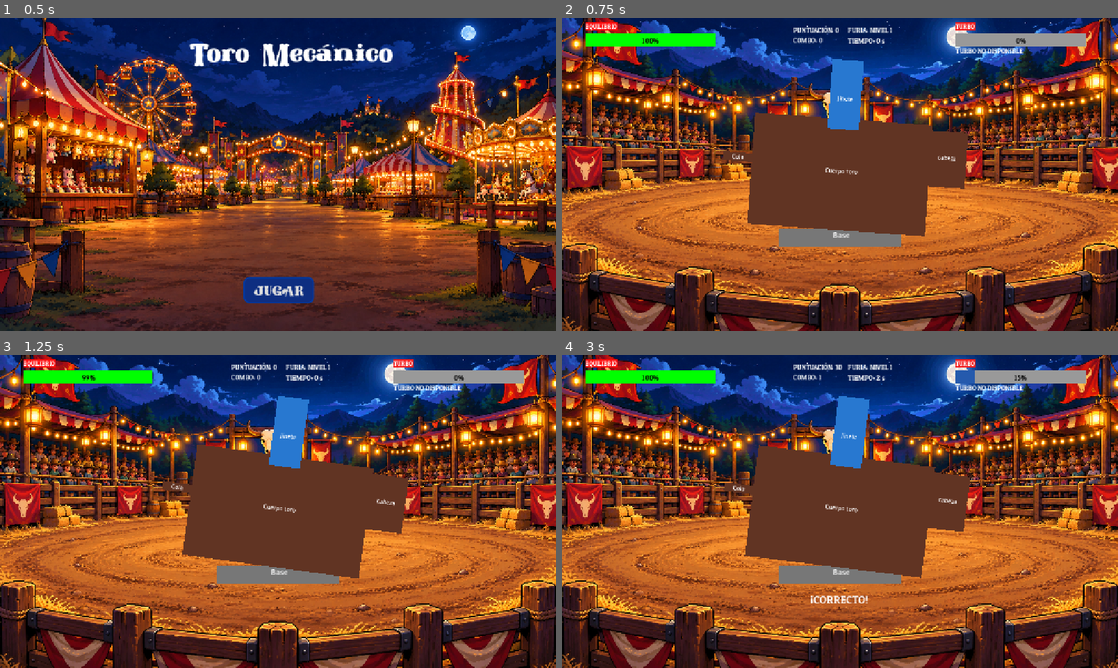
Above: before the commit, frames 1-4 (two rows, left to right).
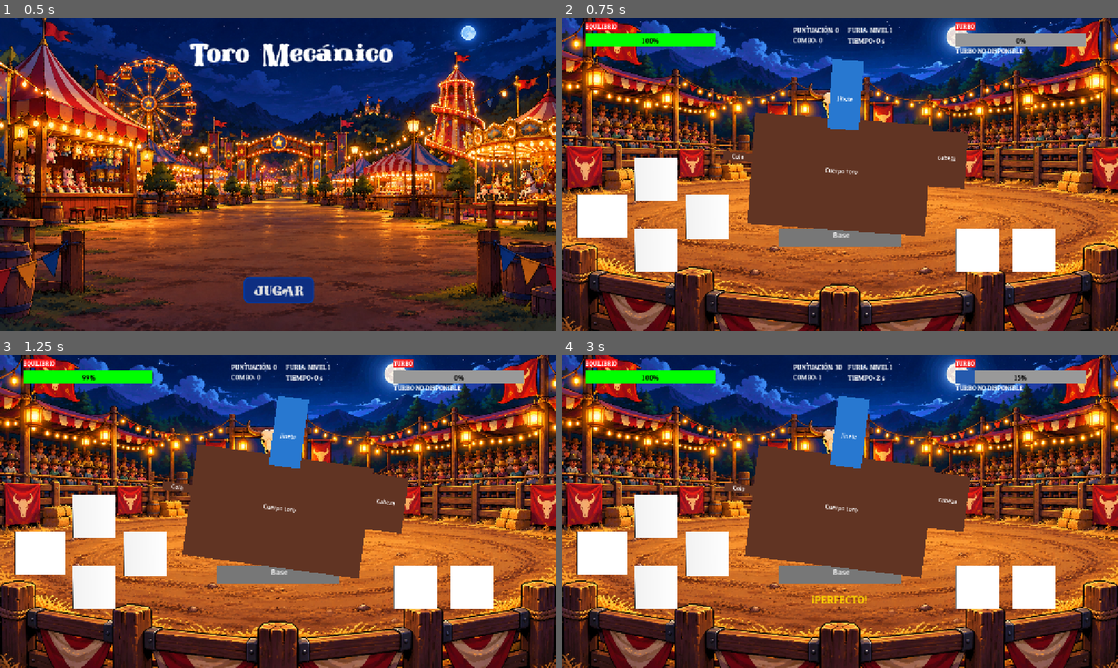
Above: after the commit, the same moments.

Repository: valentinarojasv/toro_mecanico_proyecto
Game: Godot game, scene res://Scenes/ui/menu_principal.tscn
The game is run twice, just before and just after one commit, with the same random seed, the same clock (stepped at 60 frames per second) and the same inputs.
Inputs:
- Up to frame 1 (0.5 s): no input
- Up to frame 2 (0.75 s): click "JUGAR" at 0.5 s
- Up to frame 3 (1.25 s): no input
- Up to frame 4 (3 s): hold D (qte_derecha) 1.28-2.03 s; hold Space (accion) 1.28-2.03 s; tap Shift (activar_turbo) at 1.55, 2.1 s; hold S (qte_abajo) 2.03-2.78 s; tap Space (accion) at 2.3 s; hold D (qte_derecha) from 2.78 s (still down); hold Space (accion) from 2.78 s (still down)

Frame 1 is identical in both runs. In frame 2, 6.6% of the frame differs, in the area x 2-89%, y 44-82%; in frame 3, 6.6%; in frame 4, 6.9%.

Commit message:
Dia 7: Controles tactiles, sistema de audio y mejoras de Game Over

Diff:
--- a/Scenes/game/juego.tscn
+++ b/Scenes/game/juego.tscn
@@ -10,8 +10,14 @@
 [ext_resource type="PackedScene" uid="uid://c4ik6i2hj0uiu" path="res://Scenes/ui/qte_prompt.tscn" id="7_5cms2"]
 [ext_resource type="Script" uid="uid://dcwavokeniot4" path="res://Scripts/GestorQTE.gd" id="8_5cms2"]
 [ext_resource type="FontFile" uid="uid://gbm3ofo7ajux" path="res://Assets/final/PatuaOne-Regular.ttf" id="9_xfidg"]
-
-[sub_resource type="Resource" id="Resource_rbg1w"]
+[ext_resource type="AudioStream" uid="uid://kli8xc8j5lrx" path="res://Audio/success.mp3" id="10_xfidg"]
+[ext_resource type="AudioStream" uid="uid://khlr6sq0puy5" path="res://Audio/fallo.mp3" id="12_djoim"]
+[ext_resource type="AudioStream" uid="uid://decnruribr4iu" path="res://Audio/perdidaturbo.mp3" id="13_813tl"]
+[ext_resource type="AudioStream" uid="uid://d2of5cwkhhiek" path="res://Audio/turbo.mp3" id="13_ixi3t"]
+[ext_resource type="AudioStream" uid="uid://c8cxukkwuvbw0" path="res://Audio/caidajinete.mp3" id="15_e4mmn"]
+[ext_resource type="AudioStream" uid="uid://c3b0dixs83ebf" path="res://Audio/game.mp3" id="16_66tbc"]
+
+[sub_resource type="Resource" id="Resource_813tl"]
 script = ExtResource("2_g775n")
 metadata/_custom_type_script = "uid://dyhkwa3akjq21"
 
@@ -32,9 +38,43 @@
 [sub_resource type="StyleBoxFlat" id="StyleBoxFlat_j5vr0"]
 bg_color = Color(0.9529412, 0.105882354, 0.10980392, 1)
 
+[sub_resource type="Gradient" id="Gradient_xfidg"]
+offsets = PackedFloat32Array(0, 0.017730497)
+
+[sub_resource type="GradientTexture2D" id="GradientTexture2D_813tl"]
+gradient = SubResource("Gradient_xfidg")
+width = 80
+height = 80
+
+[sub_resource type="Gradient" id="Gradient_e4mmn"]
+offsets = PackedFloat32Array(0, 0.0070921984, 1)
+colors = PackedColorArray(0, 0, 0, 1, 0.9468085, 0.9468085, 0.9468085, 1, 1, 1, 1, 1)
+
+[sub_resource type="GradientTexture2D" id="GradientTexture2D_f6pym"]
+gradient = SubResource("Gradient_e4mmn")
+width = 100
+height = 100
+fill_from = Vector2(0, 0.011764706)
+
+[sub_resource type="Gradient" id="Gradient_ixi3t"]
+offsets = PackedFloat32Array(0, 0.021276595)
+
+[sub_resource type="GradientTexture2D" id="GradientTexture2D_0xnns"]
+gradient = SubResource("Gradient_ixi3t")
+width = 100
+height = 100
+
+[sub_resource type="Gradient" id="Gradient_0xnns"]
+offsets = PackedFloat32Array(0, 0.010638298)
+
+[sub_resource type="GradientTexture2D" id="GradientTexture2D_djoim"]
+gradient = SubResource("Gradient_0xnns")
+width = 100
+height = 100
+
 [node name="Juego" type="Node2D" unique_id=1504673152]
 script = ExtResource("1_p2ibf")
-configuracion = SubResource("Resource_rbg1w")
+configuracion = SubResource("Resource_813tl")
 
 [node name="fondo" type="Sprite2D" parent="." unique_id=2079894343]
 z_index = -10
@@ -147,6 +187,39 @@
 theme_override_font_sizes/font_size = 15
 text = "TURBO NO DISPONIBLE"
 
+[node name="ControlesTactiles" type="Node2D" parent="HUB" unique_id=873026364]
+
+[node name="BotonIzquierda" type="TouchScreenButton" parent="HUB/ControlesTactiles" unique_id=159013670]
+position = Vector2(34, 407)
+scale = Vector2(1.453125, 1.21875)
+texture_normal = SubResource("GradientTexture2D_813tl")
+action = "qte_izq"
+
+[node name="BotonDerecha" type="TouchScreenButton" parent="HUB/ControlesTactiles" unique_id=758457140]
+position = Vector2(284, 407)
+texture_normal = SubResource("GradientTexture2D_f6pym")
+action = "qte_derecha"
+
+[node name="BotonArriba" type="TouchScreenButton" parent="HUB/ControlesTactiles" unique_id=474996549]
+position = Vector2(166, 322)
+texture_normal = SubResource("GradientTexture2D_f6pym")
+action = "qte_arriba"
+
+[node name="BotonAbajo" type="TouchScreenButton" parent="HUB/ControlesTactiles" unique_id=2118087980]
+position = Vector2(166, 485)
+texture_normal = SubResource("GradientTexture2D_f6pym")
+action = "qte_abajo"
+
+[node name="BotonAccion" type="TouchScreenButton" parent="HUB/ControlesTactiles" unique_id=273867738]
+position = Vector2(906, 485)
+texture_normal = SubResource("GradientTexture2D_0xnns")
+action = "accion"
+
+[node name="BotonTurbo" type="TouchScreenButton" parent="HUB/ControlesTactiles" unique_id=1558686094]
+position = Vector2(1036, 485)
+texture_normal = SubResource("GradientTexture2D_djoim")
+action = "activar_turbo"
+
 [node name="GestorQTE" type="Node" parent="." unique_id=958607742]
 script = ExtResource("8_5cms2")
 
@@ -154,6 +227,29 @@
 wait_time = 2.0
 one_shot = true
 
+[node name="SonidoQTECorrecto" type="AudioStreamPlayer" parent="." unique_id=1852938972]
+stream = ExtResource("10_xfidg")
+
+[node name="SonidoQTEFallido" type="AudioStreamPlayer" parent="." unique_id=927312067]
+stream = ExtResource("12_djoim")
+volume_db = -2.0
+
+[node name="SonidoTurbo" type="AudioStreamPlayer" parent="." unique_id=445871908]
+stream = ExtResource("13_ixi3t")
+
+[node name="SonidoTurboFinalizado" type="AudioStreamPlayer" parent="." unique_id=1966969120]
+stream = ExtResource("13_813tl")
+volume_db = 20.0
+
+[node name="SonidoCaida" type="AudioStreamPlayer" parent="." unique_id=1133649041]
+stream = ExtResource("15_e4mmn")
+volume_db = 10.0
+
+[node name="MusicaFondo" type="AudioStreamPlayer" parent="." unique_id=1231323453]
+stream = ExtResource("16_66tbc")
+volume_db = -10.0
+autoplay = true
+
 [connection signal="equilibrio_agotado" from="." to="escenario/Toro/movimiento/Puntomontura/Jinete" method="caer"]
 [connection signal="equilibrio_cambiado" from="." to="HUB" method="_on_juego_equilibrio_cambiado"]
 
--- a/Scripts/QTEprompt.gd
+++ b/Scripts/QTEprompt.gd
@@ -5,6 +5,12 @@
 
 var numero_resultado: int = 0
 var mostrando_progreso: bool = false
+
+# Colores de los resultados.
+const COLOR_NORMAL: Color = Color.WHITE
+const COLOR_CORRECTO: Color = Color.GREEN
+const COLOR_PERFECTO: Color = Color.GOLD
+const COLOR_FALLASTE: Color = Color.RED
 
 
 func _ready() -> void:
@@ -19,6 +25,12 @@
 	numero_resultado += 1
 	mostrando_progreso = false
 
+	# Recupera el color normal.
+	texto_qte.add_theme_color_override(
+		"font_color",
+		COLOR_NORMAL
+	)
+
 	if es_direccion:
 		texto_qte.text = "COMPENSA CON " + tecla
 	elif tecla.begins_with("SECUENCIA:"):
@@ -26,8 +38,7 @@
 	elif tecla == "ESPACIO":
 		texto_qte.text = "MANTÉN ESPACIO"
 	elif tecla == "REPETIR ESPACIO":
-		texto_qte.text = "PULSA ESPACIO
-		 REPETIDAMENTE"
+		texto_qte.text = "PULSA ESPACIO\nREPETIDAMENTE"
 		mostrando_progreso = true
 	else:
 		texto_qte.text = "PRESIONA " + tecla
@@ -66,17 +77,34 @@
 	)
 
 
-# Muestra CORRECTO o FALLASTE.
-func mostrar_resultado(correcto: bool) -> void:
+# Muestra el resultado del QTE.
+func mostrar_resultado(
+	correcto: bool,
+	perfecto: bool = false
+) -> void:
 	numero_resultado += 1
 	var resultado_actual: int = numero_resultado
 
 	mostrando_progreso = false
 
-	if correcto:
+	if perfecto:
+		texto_qte.text = "¡PERFECTO!"
+		texto_qte.add_theme_color_override(
+			"font_color",
+			COLOR_PERFECTO
+		)
+	elif correcto:
 		texto_qte.text = "¡CORRECTO!"
+		texto_qte.add_theme_color_override(
+			"font_color",
+			COLOR_CORRECTO
+		)
 	else:
 		texto_qte.text = "¡FALLASTE!"
+		texto_qte.add_theme_color_override(
+			"font_color",
+			COLOR_FALLASTE
+		)
 
 	anillo_tiempo.hide()
 	show()
--- a/Scripts/juego.gd
+++ b/Scripts/juego.gd
@@ -19,6 +19,13 @@
 @onready var qte_prompt: Control = $HUB/QTEPrompt
 @onready var temporizador_qte: Timer = $GestorQTE/TemporizadorQTE
 
+# Reproductores de sonidos.
+@onready var sonido_qte_correcto: AudioStreamPlayer = $SonidoQTECorrecto
+@onready var sonido_qte_fallido: AudioStreamPlayer = $SonidoQTEFallido
+@onready var sonido_turbo: AudioStreamPlayer = $SonidoTurbo
+@onready var sonido_turbo_finalizado: AudioStreamPlayer = $SonidoTurboFinalizado
+@onready var sonido_caida: AudioStreamPlayer = $SonidoCaida
+
 var equilibrio_actual: float = 100.0
 var partida_activa: bool = true
 var tiempo_entre_qte: float = 0.0
@@ -58,6 +65,9 @@
 
 const NIVEL_FURIA_MAXIMO: int = 5
 const SEGUNDOS_POR_NIVEL: float = 10.0
+
+# Tiempo adicional para apreciar la caída.
+const ESPERA_DESPUES_CAIDA: float = 2.0
 
 
 func _ready() -> void:
@@ -211,7 +221,7 @@
 			intervalo_qte = 1.4
 		3:
 			intervalo_qte = 1.1
-		4, 5:
+		4:
 			intervalo_qte = 0.8
 		5:
 			intervalo_qte = 0.6
@@ -304,6 +314,9 @@
 	tiempo_turbo_restante = DURACION_TURBO
 	ultimo_segundo_turbo = -1
 
+	# Reproduce el sonido de activación del Turbo.
+	sonido_turbo.play()
+
 	# Activa la reducción del tiempo de respuesta.
 	gestor_qte.configurar_turbo(true)
 
@@ -337,6 +350,9 @@
 	tiempo_turbo_restante = 0.0
 	ultimo_segundo_turbo = -1
 	carga_turbo = 0.0
+
+	# Reproduce el sonido de finalización del Turbo.
+	sonido_turbo_finalizado.play()
 
 	# Recupera el tiempo de respuesta normal.
 	gestor_qte.configurar_turbo(false)
@@ -371,13 +387,22 @@
 # Recupera equilibrio al acertar normalmente.
 func _on_qte_acertado() -> void:
 	qte_prompt.mostrar_resultado(true)
+
+	# Reproduce el sonido del acierto.
+	sonido_qte_correcto.play()
+
 	modificar_equilibrio(configuracion.recuperacion_qte)
 	aumentar_combo()
 
 
 # Recupera equilibrio y carga Turbo por un QTE perfecto.
 func _on_qte_perfecto() -> void:
-	qte_prompt.mostrar_resultado(true)
+	# Muestra PERFECTO en dorado.
+	qte_prompt.mostrar_resultado(true, true)
+
+	# Reproduce el sonido del acierto perfecto.
+	sonido_qte_correcto.play()
+
 	modificar_equilibrio(configuracion.recuperacion_perfecta)
 	aumentar_combo()
 
@@ -399,6 +424,9 @@
 func _on_qte_fallado() -> void:
 	qte_prompt.mostrar_resultado(false)
 
+	# Reproduce el sonido de fallo.
+	sonido_qte_fallido.play()
+
 	# Aplica una penalización mayor durante el Turbo.
 	var penalizacion: float = configuracion.penalizacion_fallo
 
@@ -485,11 +513,18 @@
 	equilibrio_agotado.emit()
 	hud.actualizar_equilibrio(0.0)
 
-	# Reproduce la animación de caída del jinete.
+	# Detiene el sonido de fallo para destacar la caída.
+	sonido_qte_fallido.stop()
+
+	# Reproduce el sonido y la animación de caída.
+	sonido_caida.play()
 	jinete.caer()
 
-	# Espera la señal real declarada en jinete.gd.
+	# Espera a que termine la animación del jinete.
 	await jinete.caida_terminada
+
+	# Mantiene visible la caída durante 2 segundos más.
+	await get_tree().create_timer(ESPERA_DESPUES_CAIDA).timeout
 
 	# Abre la pantalla de fin de partida.
 	get_tree().change_scene_to_file(
--- a/project.godot
+++ b/project.godot
@@ -63,6 +63,10 @@
 ]
 }
 
+[input_devices]
+
+pointing/emulate_touch_from_mouse=true
+
 [physics]
 
 3d/physics_engine="Jolt Physics"
Not shown, added: Audio/caidajinete.mp3.import
Not shown, added: Audio/fallo.mp3.import
Not shown, added: Audio/game.mp3.import
Not shown, added: Audio/perdidaturbo.mp3.import
Not shown, added: Audio/success.mp3.import
Not shown, added: Audio/turbo.mp3.import
Not shown, added: Audio/caidajinete.mp3
Not shown, added: Audio/fallo.mp3
Not shown, added: Audio/game.mp3
Not shown, added: Audio/perdidaturbo.mp3
Not shown, added: Audio/success.mp3
Not shown, added: Audio/turbo.mp3
